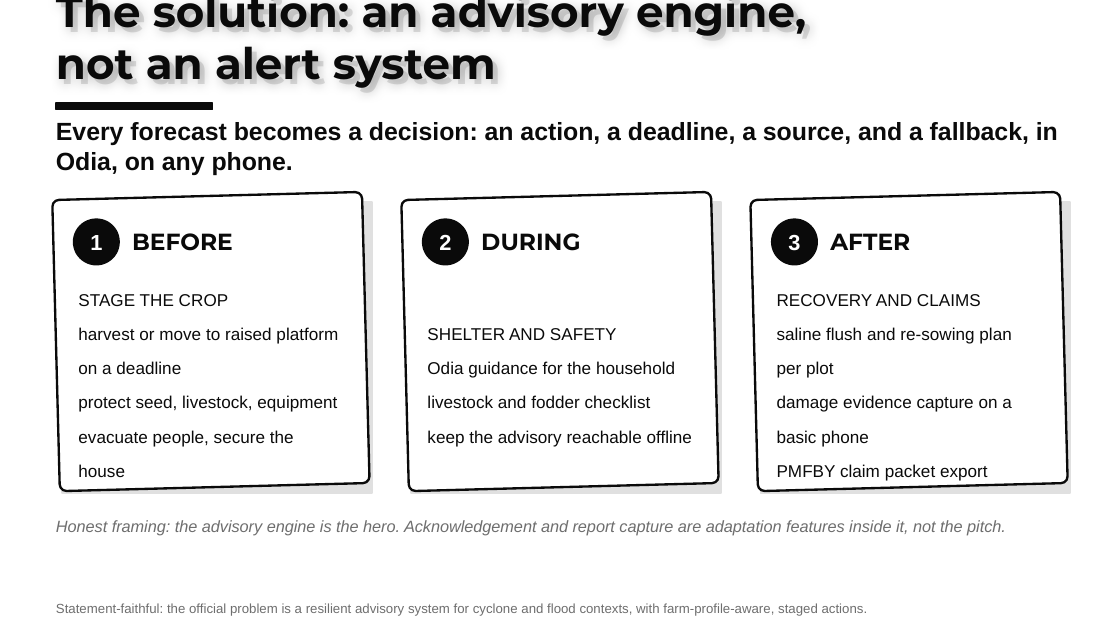
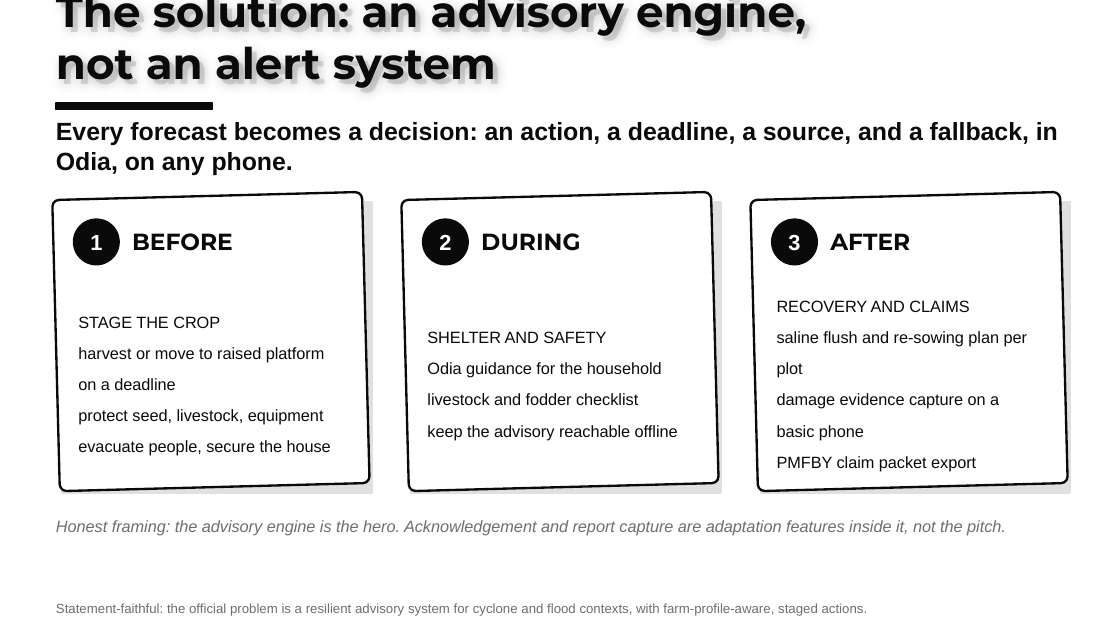
Before and after one commit to harshgounder/craft-n-code, a slide deck: slide 5 of scaffold/deck/KrishiSetu-Round0-20260816.pptx. Drawn at 1120x630 pixels with LibreOffice and Linux fonts; fonts in the diff are those of the drawing. Boxes give left, top, right and bottom in pixels: in the first picture for what was removed or moved away, otherwise in the second. Text is boxed around its words. In the diff, an @@ line names an element or a change of style, - is before the commit and + after.

```diff
--- a/scaffold/deck/KrishiSetu-Round0-20260816.pptx
+++ b/scaffold/deck/KrishiSetu-Round0-20260816.pptx
@@ size 11 to 10.5 pt; line spacing 22pt to 20pt in 3 elements at bbox=[78, 316, 331, 456], bbox=[427, 331, 678, 440], bbox=[777, 300, 1027, 471] @@
```
Also in this commit, not shown: 4 other slides changed, 2 other files.
